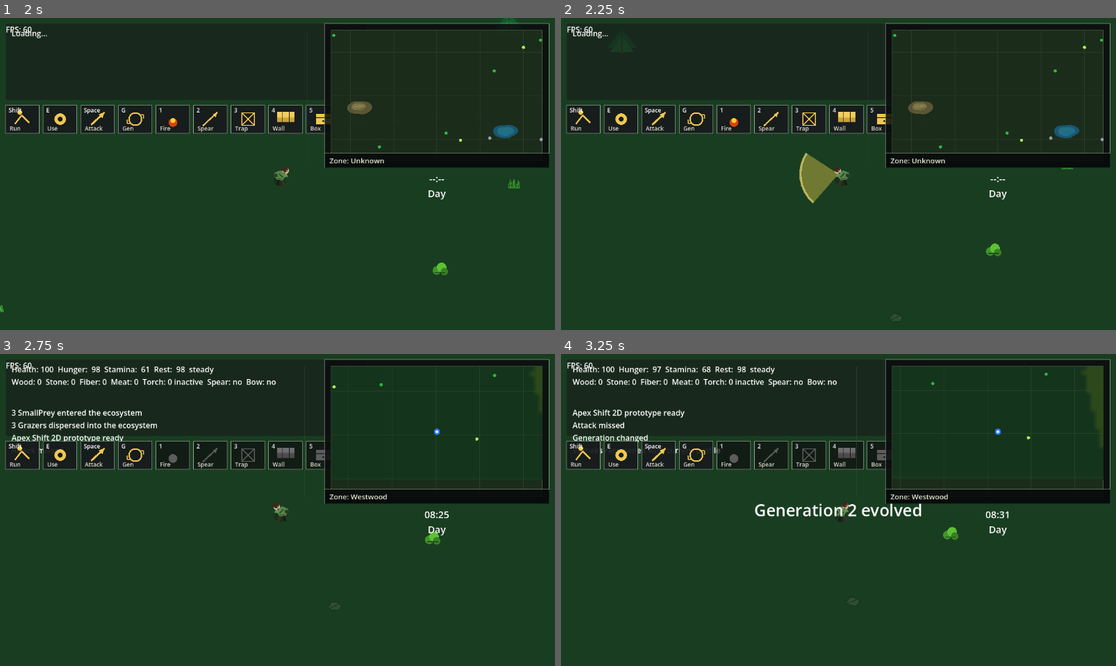
Above: before the commit, frames 1-4 (two rows, left to right).
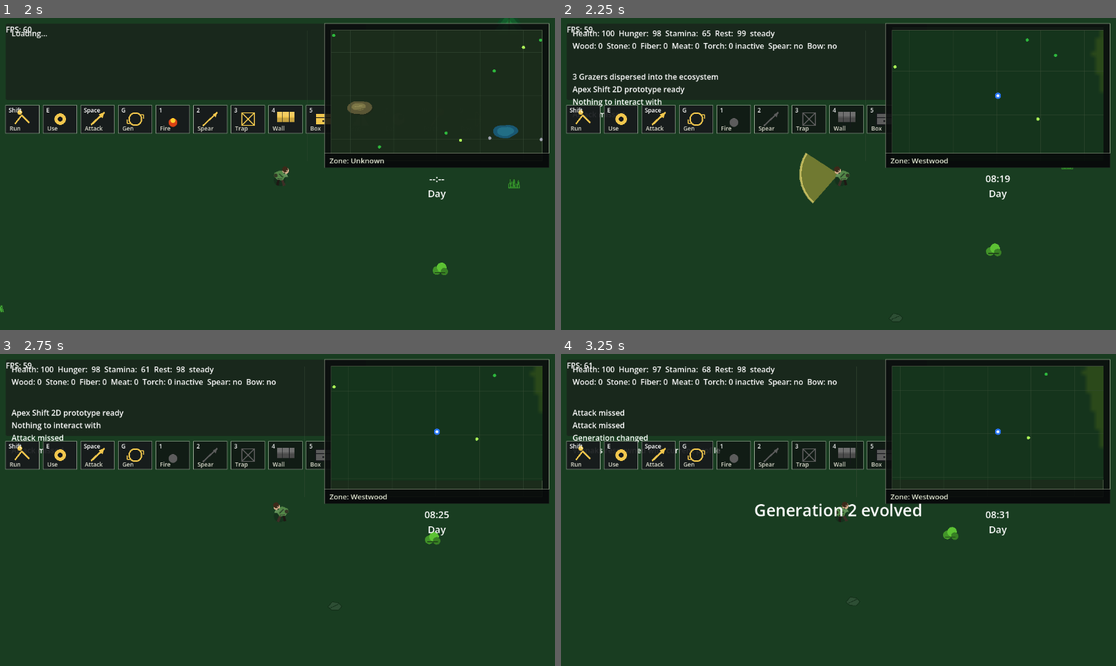
Above: after the commit, the same moments.

Repository: krisstoof/apex-shift-2d
Game: Godot game, scene res://scenes/ui/start_menu.tscn
The game is run twice, just before and just after one commit, with the same random seed, the same clock (stepped at 60 frames per second) and the same inputs.
Inputs (mouse positions are in pixels of both pictures, inside the frame that each line leads up to):
- Up to frame 1 (2 s): click "New Game" at 0.5 s; tap Enter at 1.25 s; move the mouse to (399, 158) at 1.27 s; hold D (move_right) from 1.28 s (still down); hold Shift from 1.28 s (still down); click (399, 158) at 1.42 s; tap Space at 1.52 s
- Up to frame 2 (2.25 s): move the mouse to (727, 189) at 2.02 s; release D (move_right) at 2.03 s; release Shift at 2.03 s; hold S (move_down) from 2.03 s (still down); tap E at 2.1 s; click (727, 189) at 2.17 s
- Up to frame 3 (2.75 s): keep holding S (move_down); tap Space at 2.27 s
- Up to frame 4 (3.25 s): move the mouse to (894, 441) at 2.77 s; release S (move_down) at 2.78 s; hold D (move_right) from 2.78 s (still down); tap G at 2.85 s; click (894, 441) at 2.92 s

Frame 1 is identical in both runs. In frame 2, 2.5% of the frame differs, in the area x 2-98%, y 2-53%; in frame 3, 0.9%; in frame 4, 0.3%.

Commit message:
feature/#110 Reduce pond and hill landmark counts

Diff:
--- a/scripts/systems/game_balance.gd
+++ b/scripts/systems/game_balance.gd
@@ -226,10 +226,10 @@
 # Landmark generation and biome modifiers for ponds, hills, dense vegetation,
 # and future animal hotspots.
 const LANDMARKS := {
-	"hill_count": 8,
-	"pond_count": 5,
-	"dense_vegetation_zone_count": 7,
-	"animal_hotspot_count": 4,
+	"hill_count": 5,
+	"pond_count": 3,
+	"dense_vegetation_zone_count": 5,
+	"animal_hotspot_count": 3,
 	"hill_spawn_margin": 220.0,
 	"hill_shape_irregularity": 0.10,
 	"hill_shape_sample_count": 40,
--- a/scripts/ui/start_menu.gd
+++ b/scripts/ui/start_menu.gd
@@ -18,6 +18,7 @@
 func _ready() -> void:
 	process_mode = Node.PROCESS_MODE_ALWAYS
 	mouse_filter = Control.MOUSE_FILTER_STOP
+	_resume_tree_if_paused()
 	game_session = get_node("/root/GameSession")
 	_build_ui()
 	_refresh_save_state()
@@ -140,7 +141,13 @@
 
 
 func _change_to_game_scene() -> void:
+	_resume_tree_if_paused()
 	var error := get_tree().change_scene_to_file(GAME_SCENE_PATH)
 	if error != OK:
 		game_session.request_new_game()
 		status_label.text = "Could not start the game."
+
+
+func _resume_tree_if_paused(tree: SceneTree = get_tree()) -> void:
+	if tree:
+		tree.paused = false
--- a/scripts/world/world_config.gd
+++ b/scripts/world/world_config.gd
@@ -1,5 +1,7 @@
 extends RefCounted
 class_name WorldConfig
+
+const GAME_BALANCE := preload("res://scripts/systems/game_balance.gd")
 
 const WORLD_SCALE := 2.2
 const BASE_WORLD_RECT := Rect2(-1440, -880, 2880, 1760)
@@ -132,6 +134,23 @@
 	}
 ]
 
+const HILL_LANDMARK_PRIORITY := [
+	"westwood_old_hill",
+	"stoneback_spine",
+	"hearth_watch_hill",
+	"south_thicket_mound",
+	"redfang_teeth",
+	"redfang_lookout"
+]
+
+const POND_LANDMARK_PRIORITY := [
+	"westwood_shade_pond",
+	"hearth_mirror_pond",
+	"redfang_darkwater",
+	"south_thicket_pool",
+	"stoneback_basin"
+]
+
 const BIOME_ZONES := [
 	{
 		"name": "Westwood",
@@ -263,10 +282,50 @@
 
 
 static func get_landmarks() -> Array[Dictionary]:
+	var filtered_landmarks: Array[Dictionary] = _get_balanced_landmark_selection()
 	var scaled_landmarks: Array[Dictionary] = []
-	for landmark_value in LANDMARKS:
+	for landmark_value in filtered_landmarks:
 		var landmark := Dictionary(landmark_value).duplicate(true)
 		landmark["position"] = scale_world_point(Vector2(landmark["position"]))
 		landmark["radius"] = float(landmark["radius"]) * WORLD_SCALE
 		scaled_landmarks.append(landmark)
 	return scaled_landmarks
+
+
+static func _get_balanced_landmark_selection() -> Array[Dictionary]:
+	var selected: Array[Dictionary] = []
+	selected.append_array(_select_landmarks_by_priority("hill", int(GAME_BALANCE.LANDMARKS.get("hill_count", 5)), HILL_LANDMARK_PRIORITY))
+	selected.append_array(_select_landmarks_by_priority("pond", int(GAME_BALANCE.LANDMARKS.get("pond_count", 3)), POND_LANDMARK_PRIORITY))
+	return selected
+
+
+static func _select_landmarks_by_priority(landmark_type: String, target_count: int, priority_ids: Array) -> Array[Dictionary]:
+	var candidates: Array[Dictionary] = []
+	for landmark_value in LANDMARKS:
+		var landmark := Dictionary(landmark_value)
+		if str(landmark.get("type", "")) == landmark_type:
+			candidates.append(landmark)
+	var clamped_count := clampi(target_count, 0, candidates.size())
+	if clamped_count >= candidates.size():
+		return candidates
+	var selected_ids: Dictionary = {}
+	var selected: Array[Dictionary] = []
+	for priority_id_value in priority_ids:
+		if selected.size() >= clamped_count:
+			break
+		var priority_id := str(priority_id_value)
+		for candidate in candidates:
+			if str(candidate.get("id", "")) != priority_id:
+				continue
+			selected.append(candidate)
+			selected_ids[priority_id] = true
+			break
+	if selected.size() < clamped_count:
+		for candidate in candidates:
+			var candidate_id := str(candidate.get("id", ""))
+			if selected_ids.has(candidate_id):
+				continue
+			selected.append(candidate)
+			if selected.size() >= clamped_count:
+				break
+	return selected
--- /dev/null
+++ b/tests/unit/test_start_menu.gd
@@ -0,0 +1,28 @@
+extends RefCounted
+
+const START_MENU_SCRIPT := preload("res://scripts/ui/start_menu.gd")
+const TEST_UTILS := preload("res://tests/unit/test_utils.gd")
+
+
+func run() -> Array[String]:
+	var failures: Array[String] = []
+	_test_resume_tree_helper_clears_pause(failures)
+	_test_start_menu_source_uses_resume_helper_on_ready_and_scene_change(failures)
+	return failures
+
+
+func _test_resume_tree_helper_clears_pause(failures: Array[String]) -> void:
+	var tree := Engine.get_main_loop() as SceneTree
+	if tree == null:
+		failures.append("SceneTree should exist for start menu tests")
+		return
+	var start_menu := START_MENU_SCRIPT.new()
+	tree.paused = true
+	start_menu.call("_resume_tree_if_paused", tree)
+	TEST_UTILS.expect(not tree.paused, failures, "Start menu should clear a paused SceneTree before entering the game")
+
+
+func _test_start_menu_source_uses_resume_helper_on_ready_and_scene_change(failures: Array[String]) -> void:
+	var script_text := FileAccess.get_file_as_string("res://scripts/ui/start_menu.gd")
+	TEST_UTILS.expect(script_text.contains("func _ready() -> void:\n\tprocess_mode = Node.PROCESS_MODE_ALWAYS\n\tmouse_filter = Control.MOUSE_FILTER_STOP\n\t_resume_tree_if_paused()"), failures, "Start menu should resume the tree as soon as the menu scene becomes active")
+	TEST_UTILS.expect(script_text.contains("func _change_to_game_scene() -> void:\n\t_resume_tree_if_paused()"), failures, "Start menu should resume the tree again right before switching into the game scene")
--- a/tests/unit/test_world_config.gd
+++ b/tests/unit/test_world_config.gd
@@ -1,6 +1,7 @@
 extends RefCounted
 
 const WORLD_CONFIG := preload("res://scripts/world/world_config.gd")
+const GAME_BALANCE := preload("res://scripts/systems/game_balance.gd")
 const TEST_UTILS := preload("res://tests/unit/test_utils.gd")
 
 
@@ -50,11 +51,19 @@
 	TEST_UTILS.expect(not landmarks.is_empty(), failures, "Landmark list should not be empty")
 	var pond_count := 0
 	var hill_count := 0
+	var pond_biomes: Dictionary = {}
+	var hill_biomes: Dictionary = {}
 	for landmark in landmarks:
 		match str(landmark.get("type", "")):
 			"pond":
 				pond_count += 1
+				pond_biomes[str(landmark.get("biome_id", ""))] = true
 			"hill":
 				hill_count += 1
+				hill_biomes[str(landmark.get("biome_id", ""))] = true
 	TEST_UTILS.expect(pond_count > 0, failures, "There should be at least one pond landmark")
 	TEST_UTILS.expect(hill_count > 0, failures, "There should be at least one hill landmark")
+	TEST_UTILS.expect_equal(pond_count, int(GAME_BALANCE.LANDMARKS.get("pond_count", 0)), failures, "Pond landmark count should match the tuned balance target")
+	TEST_UTILS.expect_equal(hill_count, int(GAME_BALANCE.LANDMARKS.get("hill_count", 0)), failures, "Hill landmark count should match the tuned balance target")
+	TEST_UTILS.expect(pond_biomes.size() >= min(pond_count, 3), failures, "Reduced pond landmarks should still cover multiple biomes for navigation readability")
+	TEST_UTILS.expect(hill_biomes.size() >= min(hill_count, 4), failures, "Reduced hill landmarks should still cover multiple biomes for navigation readability")
--- a/tests/unit_test_runner.gd
+++ b/tests/unit_test_runner.gd
@@ -7,6 +7,7 @@
 const ECOSYSTEM_DIRECTOR_TESTS := preload("res://tests/unit/test_ecosystem_director.gd")
 const PLAYER_TESTS := preload("res://tests/unit/test_player.gd")
 const MINIMAP_TESTS := preload("res://tests/unit/test_minimap.gd")
+const START_MENU_TESTS := preload("res://tests/unit/test_start_menu.gd")
 const SMALL_PREY_TESTS := preload("res://tests/unit/test_small_prey.gd")
 const GRAZER_TESTS := preload("res://tests/unit/test_grazer.gd")
 const VARNAK_TESTS := preload("res://tests/unit/test_varnak.gd")
@@ -22,6 +23,7 @@
 	_run_suite("EcosystemDirector", ECOSYSTEM_DIRECTOR_TESTS.new(), failures)
 	_run_suite("Player", PLAYER_TESTS.new(), failures)
 	_run_suite("Minimap", MINIMAP_TESTS.new(), failures)
+	_run_suite("StartMenu", START_MENU_TESTS.new(), failures)
 	_run_suite("SmallPrey", SMALL_PREY_TESTS.new(), failures)
 	_run_suite("Grazer", GRAZER_TESTS.new(), failures)
 	_run_suite("Varnak", VARNAK_TESTS.new(), failures)
Not shown, changed: export_presets.cfg
Not shown, added: tests/unit/test_start_menu.gd.uid
